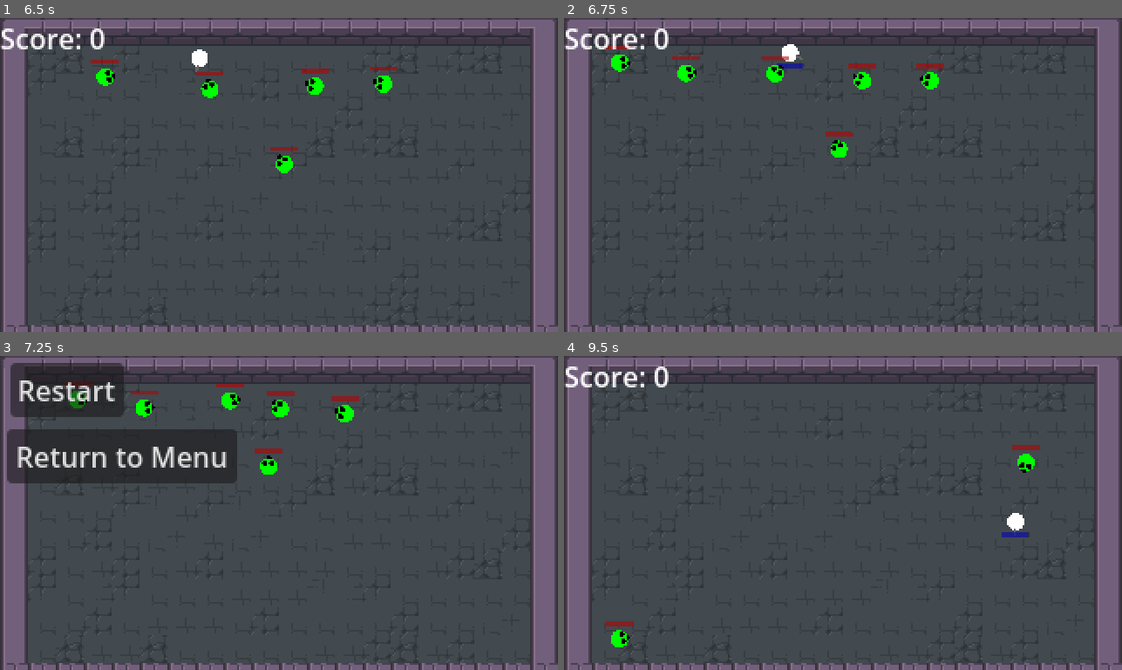
Above: before the commit, frames 1-4 (two rows, left to right).
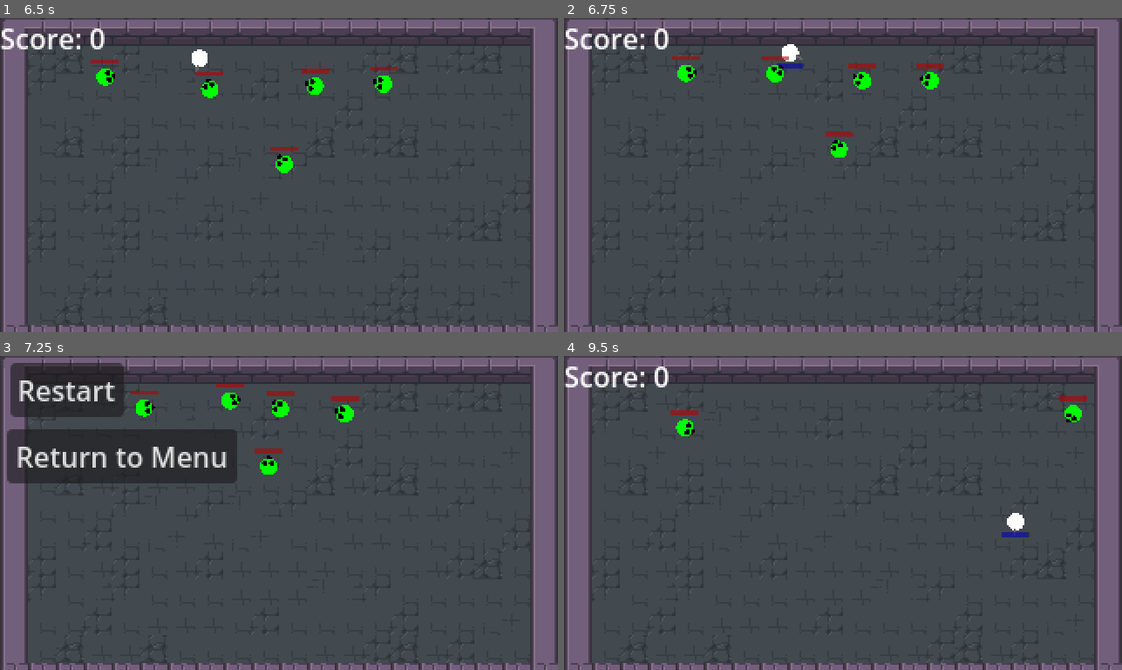
Above: after the commit, the same moments.

Repository: Spookyinator/TroglodyteCSGame
Game: Godot game, scene res://Screens/menu.tscn
Two runs of this game, one before a commit and one after it. Both use one fixed random seed, a clock stepped at 60 frames per second and the inputs below.
Inputs (mouse positions are in pixels of both pictures, inside the frame that each line leads up to):
- Up to frame 1 (6.5 s): click "Start Game" at 0.5 s; tap Enter at 1.25 s; move the mouse to (251, 237) at 1.27 s; hold W (Up) 1.28-2.78 s; click (251, 237) at 1.35 s; move the mouse to (446, 222) at 2.02 s; tap Shift (slide) at 2.1, 3.6, 5.1 s; move the mouse to (111, 127) at 2.77 s; hold A (Left) 2.78-4.28 s; click (111, 127) at 2.85 s; move the mouse to (306, 175) at 3.52 s; move the mouse to (195, 96) at 4.27 s; hold S (Down) 4.28-5.03 s; click (195, 96) at 4.35 s; move the mouse to (401, 159) at 5.02 s; hold D (Right) 5.03-5.78 s; move the mouse to (167, 190) at 5.77 s; hold W (Up) from 5.78 s (still down); click (167, 190) at 5.85 s
- Up to frame 2 (6.75 s): move the mouse to (898, 105) at 6.52 s; release W (Up) at 6.53 s; hold D (Right) from 6.53 s (still down); tap Shift (slide) at 6.6 s
- Up to frame 3 (7.25 s): keep holding D (Right)
- Up to frame 4 (9.5 s): release D (Right) at 7.25 s; click "Restart" at 7.25 s; tap Space at 8 s; move the mouse to (815, 575) at 8.02 s; hold D (Right) from 8.03 s (still down); click (815, 575) at 8.1 s; move the mouse to (1010, 560) at 8.77 s; tap Shift (slide) at 8.85 s

Frame 1 is identical in both runs. In frame 2, 0.2% of the frame differs, in the area x 7-13%, y 8-18%; in frame 3, 0.2%; in frame 4, 0.9%, in the area x 7-94%, y 12-93%.

Commit message:
added basic wave system!!! (ft. santiago)
honestly it was basically all santiago's work. thank you santiago!!!

Diff:
--- a/CSPGame/Enemies/enemyTest.gd
+++ b/CSPGame/Enemies/enemyTest.gd
@@ -54,3 +54,7 @@
 func stop():
 	velocity = Vector2.ZERO
 	move_and_slide()
+func _on_player_detection_body_entered(body):
+	pass
+func _on_player_detection_body_exited(body):
+	pass
--- a/CSPGame/Player/player.gd
+++ b/CSPGame/Player/player.gd
@@ -108,4 +108,3 @@
 
 func _on_stamin_reg_timeout():
 	stamina_regening = true
-	print("balls")
--- /dev/null
+++ b/CSPGame/WaveSystem/zombie_counter.tscn
@@ -0,0 +1,13 @@
+[gd_scene load_steps=2 format=3 uid="uid://dev3g4a0i2m0s"]
+
+[ext_resource type="Script" path="res://ZombieCounter.gd" id="1_lfykh"]
+
+[node name="ZombieCounter" type="Area2D"]
+collision_layer = 0
+collision_mask = 4
+script = ExtResource("1_lfykh")
+
+[node name="CollisionShape2D" type="CollisionShape2D" parent="."]
+
+[connection signal="body_entered" from="." to="." method="_on_body_entered"]
+[connection signal="body_exited" from="." to="." method="_on_body_exited"]
--- a/CSPGame/World/level.gd
+++ b/CSPGame/World/level.gd
@@ -4,15 +4,33 @@
 var gameOver = preload("res://Screens/gameOver.tscn")
 var points = 0
 var scoreLabel: Label
-
+signal newWave
 @onready var _viewport = $CanvasLayer
 @onready var score = $CanvasLayer/ScoreLabel
-
+var canSpawn = true
+var waveNumber = 1
+var totalZombies = 5
 func _ready():
 	scoreLabel = get_node("CanvasLayer/ScoreLabel")
 	update_score_label()
+
+func _physics_process(delta):
+	var zombsSpawned = get_node("ZombieCounter").zombiesSpawned
+	var zombsKilled = get_node("ZombieCounter").zombiesKilled
+	if zombsSpawned >= totalZombies:
+		canSpawn = false
+	if (zombsKilled >= totalZombies):
+		on_new_wave()
+
+func on_new_wave():
+	newWave.emit()
+	canSpawn = true
+	waveNumber += 1
+	totalZombies = waveNumber * 5
+	print(waveNumber)
+
 func _on_zombie_timer_timeout():
-	if (not isPlayerDead):
+	if (not isPlayerDead and canSpawn == true):
 		var spawnArray = ["/root/Level/Spawn1","/root/Level/Spawn2","/root/Level/Spawn3","/root/Level/Spawn4"]
 		var zombie = test_zombie_scene.instantiate()
 		var spawnLocation = spawnArray[randi()%4]
@@ -22,7 +40,6 @@
 
 func _on_zombie_killed(pointsScored):
 	points += pointsScored
-	print(points)
 	update_score_label()
 func update_score_label():
 	scoreLabel.text = "Score: %d" % points
--- a/CSPGame/World/level.tscn
+++ b/CSPGame/World/level.tscn
@@ -1,10 +1,11 @@
-[gd_scene load_steps=8 format=3 uid="uid://eu3ejaoi5nlj"]
+[gd_scene load_steps=10 format=3 uid="uid://eu3ejaoi5nlj"]
 
 [ext_resource type="PackedScene" uid="uid://b8bfpaktqyh0m" path="res://Player/player.tscn" id="1_dyldr"]
 [ext_resource type="Script" path="res://World/level.gd" id="1_xbnhj"]
 [ext_resource type="Texture2D" uid="uid://dx2tunlp8b0tm" path="res://Assets/Dungeon tileset.png" id="2_14ksr"]
 [ext_resource type="PackedScene" uid="uid://ce6iml8dpgcct" path="res://Enemies/enemyTest.tscn" id="3_2q0tg"]
 [ext_resource type="AudioStream" uid="uid://bep8crgabfj4x" path="res://MusicFiles/meathook.mp3" id="5_5ve35"]
+[ext_resource type="PackedScene" uid="uid://dev3g4a0i2m0s" path="res://WaveSystem/zombie_counter.tscn" id="6_4g4tb"]
 
 [sub_resource type="TileSetAtlasSource" id="TileSetAtlasSource_f24y4"]
 texture = ExtResource("2_14ksr")
@@ -183,6 +184,9 @@
 [sub_resource type="TileSet" id="TileSet_u5jyd"]
 sources/0 = SubResource("TileSetAtlasSource_f24y4")
 
+[sub_resource type="RectangleShape2D" id="RectangleShape2D_df5sg"]
+size = Vector2(322, 196)
+
 [node name="Level" type="Node2D"]
 script = ExtResource("1_xbnhj")
 test_zombie_scene = ExtResource("3_2q0tg")
@@ -250,5 +254,14 @@
 position = Vector2(305, 0)
 polygon = PackedVector2Array(0, 191, 16, 191, 16, 0, 0, 0)
 
+[node name="ZombieCounter" parent="." instance=ExtResource("6_4g4tb")]
+
+[node name="CollisionShape2D" parent="ZombieCounter" index="0"]
+position = Vector2(162, 97)
+shape = SubResource("RectangleShape2D_df5sg")
+
+[connection signal="newWave" from="." to="ZombieCounter" method="_on_level_new_wave"]
 [connection signal="timeout" from="ZombieTimer" to="." method="_on_zombie_timer_timeout"]
 [connection signal="player_dead" from="Player" to="." method="_on_player_player_dead"]
+
+[editable path="ZombieCounter"]
--- /dev/null
+++ b/CSPGame/ZombieCounter.gd
@@ -0,0 +1,21 @@
+extends Area2D
+
+var zombiesSpawned = 0
+var zombiesKilled = 0
+
+
+func _on_body_entered(body):
+	zombiesSpawned += 1 # Replace with function body.
+
+
+func _on_body_exited(body):
+	zombiesKilled += 1 # Replace with function body
+
+func _physics_process(delta):
+	#print("ZOMBIES SPAWNED: %d" % zombiesSpawned)
+	#print("ZOMBIES KILLED: %d" % zombiesKilled)
+	pass
+
+func _on_level_new_wave():
+	zombiesSpawned = 0
+	zombiesKilled = 0
